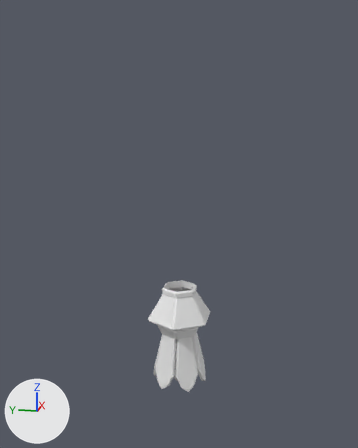
A saved change to the FBX model Assets/Model/Lance1.fbx.
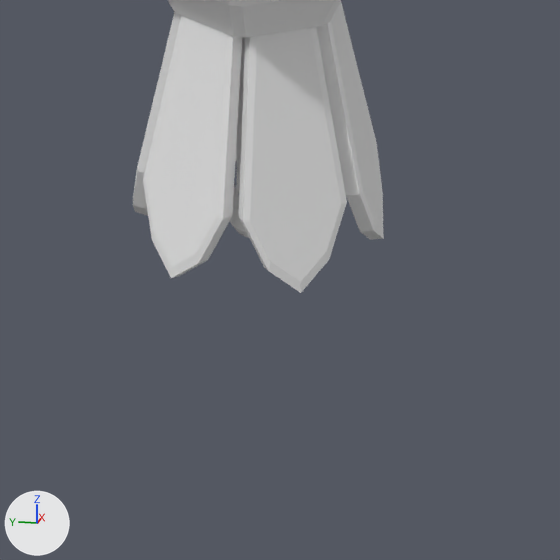
Old and new are each drawn whole from a 50 mm camera at (-1.86, -0.37, 1.141) aimed at (0.017, 0.006, 0.672) and again close up on the part from 35% to 68% of the width and 74% to 100% of the height. The axes (+X, +Y, +Z) are drawn at lower left. The lights are the same throughout. The first two pictures are the older version. Where no turn or scale is listed for an object, it has been applied to the vertices.
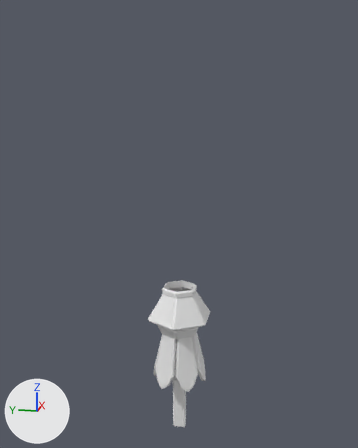
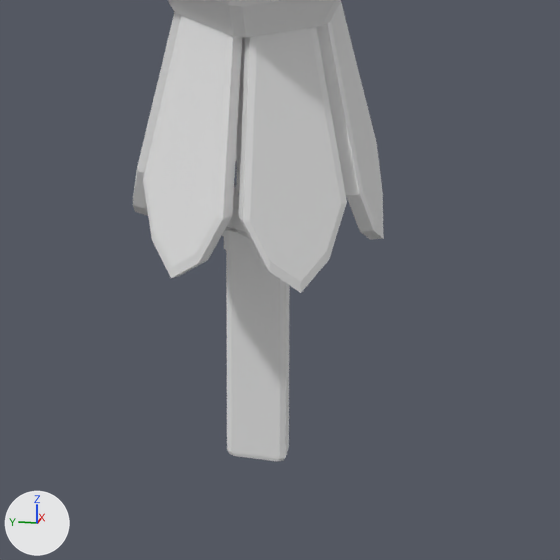
The change, as a list of edits to the scene's bpy script:
```text
Add me_circle_003:
    me_circle_003.from_pydata(...)  # 72 vertices, 68 faces; spans x -0.013..0.013, y -0.032..0.032, z -0.228..0.023
Add ob_default_handle:
    ob_default_handle = bpy.data.objects.new('default handle', me_circle_003)
    ob_default_handle.location = (0.0, 0.0, 0.0)
```

Boxes (x1, y1, x2, y2) around the edits, measured in the close-ups (560 x 560 px):
'default handle', added
    after: (222, 222, 290, 461)
